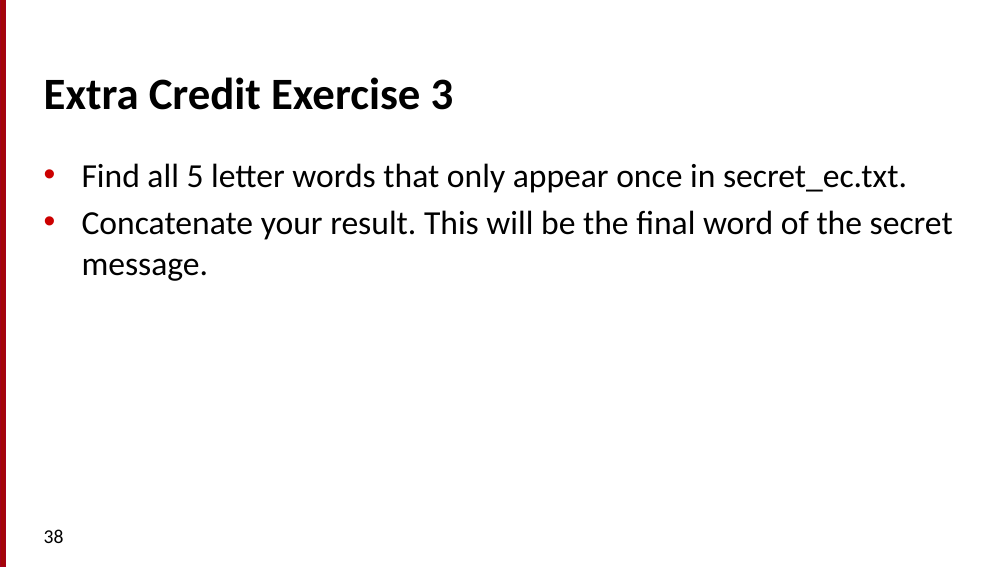
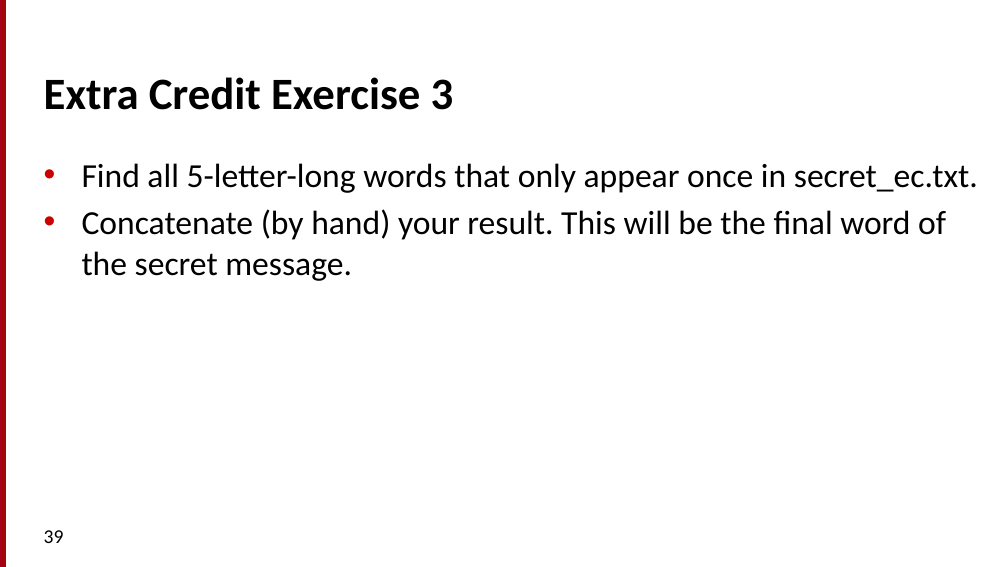
Before and after one commit to cs124/labs, a slide deck: slide 39 of GW1_UnixForPoets.pptx (slide 38 before the commit). Drawn at 1008x567 pixels with LibreOffice and Linux fonts; fonts in the diff are those of the drawing. Boxes give left, top, right and bottom in pixels: in the first picture for what was removed or moved away, otherwise in the second. Text is boxed around its words. In the diff, an @@ line names an element or a change of style, - is before the commit and + after.

```diff
--- a/GW1_UnixForPoets.pptx
+++ b/GW1_UnixForPoets.pptx
@@ text at bbox=[82, 163, 978, 281]: text changed @@
-• Find all 5 letter words that only appear once in secret_ec.txt.
-• Concatenate your result. This will be the final word of the secret message.
+• Find all 5-letter-long words that only appear once in secret_ec.txt.
+• Concatenate (by hand) your result. This will be the final word of the secret message.
@@ page number at bbox=[44, 530, 64, 543]: text changed @@
-38
+39
```
Also in this commit, not shown: 4 other slides changed, 1 slide added, 1 other file.
